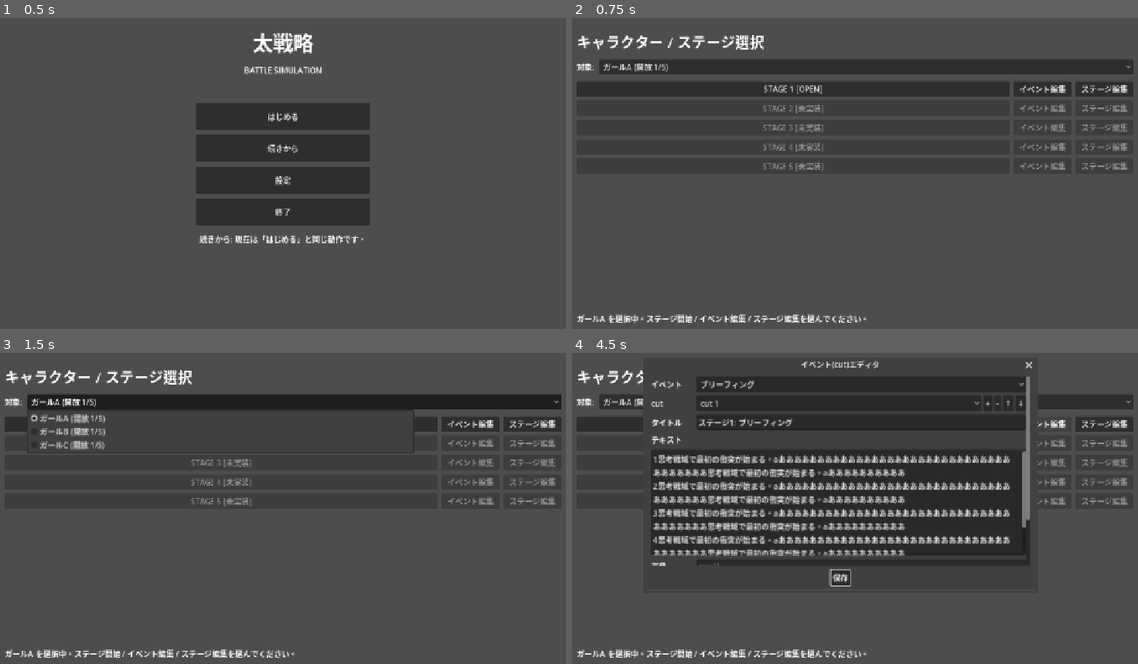
Above: before the commit, frames 1-4 (two rows, left to right).
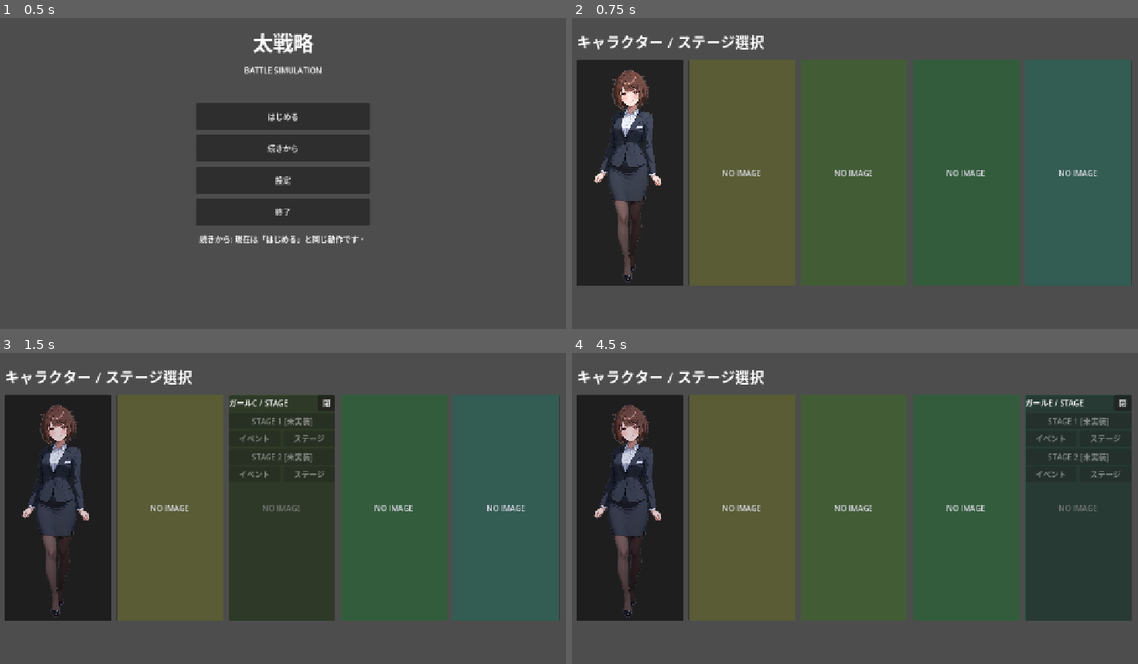
Above: after the commit, the same moments.

Repository: ankored33/taisenryaku
Game: Godot game, scene res://scenes/flow/title_scene.tscn
Same seed, same stepped clock (60 frames per second), same inputs: the game is played once before the commit and once after it.
Inputs (mouse positions are in pixels of both pictures, inside the frame that each line leads up to):
- Up to frame 1 (0.5 s): no input
- Up to frame 2 (0.75 s): click "はじめる" at 0.5 s
- Up to frame 3 (1.5 s): click (294, 402) at 1.25 s, where only the run before the commit has a clickable "ガールA (開放 1/5)"
- Up to frame 4 (4.5 s): click (628, 508) at 2.02 s; click (673, 402) at 2.75 s, where only the run after the commit has a clickable "閉"; click (741, 508) at 3.52 s; click (1041, 424) at 4.25 s, where only the run before the commit has a clickable "イベント編集"

Frame 1 is identical in both runs. In frame 2, 50% of the frame differs, in the area x 0-100%, y 13-99%; in frame 3, 57%; in frame 4, 65%, in the area x 0-100%, y 2-99%.

Commit message:
Refine character select panels and portrait tier setup

Diff:
--- a/data/campaign.json
+++ b/data/campaign.json
@@ -3,34 +3,71 @@
 		{
 			"id": "girl_a",
 			"name": "ガールA",
+			"portrait": "res://assets/images/characters/girl_a_tier1.png",
+			"portraits": {
+				"tier1": "res://assets/images/characters/girl_a_tier1.png",
+				"tier2": "res://assets/images/characters/girl_a_tier2.png",
+				"tier3": "res://assets/images/characters/girl_a_tier3.png"
+			},
 			"stages": [
 				"stage_01",
-				"girl_a_02",
-				"girl_a_03",
-				"girl_a_04",
-				"girl_a_05"
+				"girl_a_02"
 			]
 		},
 		{
 			"id": "girl_b",
 			"name": "ガールB",
+			"portrait": "res://assets/images/characters/girl_b_tier1.png",
+			"portraits": {
+				"tier1": "res://assets/images/characters/girl_b_tier1.png",
+				"tier2": "res://assets/images/characters/girl_b_tier2.png",
+				"tier3": "res://assets/images/characters/girl_b_tier3.png"
+			},
 			"stages": [
 				"girl_b_01",
-				"girl_b_02",
-				"girl_b_03",
-				"girl_b_04",
-				"girl_b_05"
+				"girl_b_02"
 			]
 		},
 		{
 			"id": "girl_c",
 			"name": "ガールC",
+			"portrait": "res://assets/images/characters/girl_c_tier1.png",
+			"portraits": {
+				"tier1": "res://assets/images/characters/girl_c_tier1.png",
+				"tier2": "res://assets/images/characters/girl_c_tier2.png",
+				"tier3": "res://assets/images/characters/girl_c_tier3.png"
+			},
 			"stages": [
 				"girl_c_01",
-				"girl_c_02",
-				"girl_c_03",
-				"girl_c_04",
-				"girl_c_05"
+				"girl_c_02"
+			]
+		},
+		{
+			"id": "girl_d",
+			"name": "ガールD",
+			"portrait": "res://assets/images/characters/girl_d_tier1.png",
+			"portraits": {
+				"tier1": "res://assets/images/characters/girl_d_tier1.png",
+				"tier2": "res://assets/images/characters/girl_d_tier2.png",
+				"tier3": "res://assets/images/characters/girl_d_tier3.png"
+			},
+			"stages": [
+				"girl_d_01",
+				"girl_d_02"
+			]
+		},
+		{
+			"id": "girl_e",
+			"name": "ガールE",
+			"portrait": "res://assets/images/characters/girl_e_tier1.png",
+			"portraits": {
+				"tier1": "res://assets/images/characters/girl_e_tier1.png",
+				"tier2": "res://assets/images/characters/girl_e_tier2.png",
+				"tier3": "res://assets/images/characters/girl_e_tier3.png"
+			},
+			"stages": [
+				"girl_e_01",
+				"girl_e_02"
 			]
 		}
 	]
--- a/scenes/flow/stage_select_scene.tscn
+++ b/scenes/flow/stage_select_scene.tscn
@@ -29,31 +29,20 @@
 
 [node name="VBox" type="VBoxContainer" parent="Margin"]
 layout_mode = 2
-theme_override_constants/separation = 14
+size_flags_vertical = 3
+theme_override_constants/separation = 16
 
 [node name="Title" type="Label" parent="Margin/VBox"]
 layout_mode = 2
 theme_override_font_sizes/font_size = 30
 text = "キャラクター / ステージ選択"
 
-[node name="GirlRow" type="HBoxContainer" parent="Margin/VBox"]
+[node name="CharacterScroll" type="ScrollContainer" parent="Margin/VBox"]
 layout_mode = 2
-theme_override_constants/separation = 10
+horizontal_scroll_mode = 0
+vertical_scroll_mode = 0
 
-[node name="GirlLabel" type="Label" parent="Margin/VBox/GirlRow"]
-layout_mode = 2
-text = "対象:"
-
-[node name="GirlOption" type="OptionButton" parent="Margin/VBox/GirlRow"]
+[node name="CharacterRow" type="HBoxContainer" parent="Margin/VBox/CharacterScroll"]
 layout_mode = 2
 size_flags_horizontal = 3
-
-[node name="StageList" type="VBoxContainer" parent="Margin/VBox"]
-layout_mode = 2
-size_flags_vertical = 3
-theme_override_constants/separation = 8
-
-[node name="Info" type="Label" parent="Margin/VBox"]
-layout_mode = 2
-text = "..."
-autowrap_mode = 2
+theme_override_constants/separation = 12
--- a/scripts/flow/game_flow.gd
+++ b/scripts/flow/game_flow.gd
@@ -54,11 +54,14 @@
 	for girl in campaign_girls:
 		var girl_id := str(girl.get("id", ""))
 		var stage_count := _get_stage_count(girl_id)
+		var unlocked_count := _get_unlocked_count(girl_id)
+		var portrait := _resolve_girl_portrait(girl_id, girl)
 		result.append({
 			"id": girl_id,
 			"name": str(girl.get("name", girl_id)),
+			"portrait": portrait,
 			"stage_count": stage_count,
-			"unlocked_count": _get_unlocked_count(girl_id)
+			"unlocked_count": unlocked_count
 		})
 	return result
 
@@ -309,7 +312,9 @@
 			campaign_girls.append({
 				"id": girl_id,
 				"name": str(raw.get("name", girl_id)),
-				"stages": stages
+				"stages": stages,
+				"portrait": str(raw.get("portrait", "")).strip_edges(),
+				"portraits": _normalize_portraits(raw.get("portraits", {}))
 			})
 	if campaign_girls.is_empty():
 		var fallback := _default_campaign_data()
@@ -325,17 +330,37 @@
 			{
 				"id": "girl_a",
 				"name": "ガールA",
-				"stages": ["stage_01", "girl_a_02", "girl_a_03", "girl_a_04", "girl_a_05"]
+				"stages": ["stage_01", "girl_a_02"],
+				"portrait": "",
+				"portraits": {"tier1": "", "tier2": "", "tier3": ""}
 			},
 			{
 				"id": "girl_b",
 				"name": "ガールB",
-				"stages": ["girl_b_01", "girl_b_02", "girl_b_03", "girl_b_04", "girl_b_05"]
+				"stages": ["girl_b_01", "girl_b_02"],
+				"portrait": "",
+				"portraits": {"tier1": "", "tier2": "", "tier3": ""}
 			},
 			{
 				"id": "girl_c",
 				"name": "ガールC",
-				"stages": ["girl_c_01", "girl_c_02", "girl_c_03", "girl_c_04", "girl_c_05"]
+				"stages": ["girl_c_01", "girl_c_02"],
+				"portrait": "",
+				"portraits": {"tier1": "", "tier2": "", "tier3": ""}
+			},
+			{
+				"id": "girl_d",
+				"name": "ガールD",
+				"stages": ["girl_d_01", "girl_d_02"],
+				"portrait": "",
+				"portraits": {"tier1": "", "tier2": "", "tier3": ""}
+			},
+			{
+				"id": "girl_e",
+				"name": "ガールE",
+				"stages": ["girl_e_01", "girl_e_02"],
+				"portrait": "",
+				"portraits": {"tier1": "", "tier2": "", "tier3": ""}
 			}
 		]
 	}
@@ -427,6 +452,47 @@
 
 func _get_stage_count(girl_id: String) -> int:
 	return _get_stage_ids(girl_id).size()
+
+func _get_cleared_count(girl_id: String) -> int:
+	var flags_variant: Variant = progress_cleared.get(girl_id, [])
+	if not (flags_variant is Array):
+		return 0
+	var count := 0
+	for flag in (flags_variant as Array):
+		if bool(flag):
+			count += 1
+	return count
+
+func _resolve_girl_portrait(girl_id: String, girl: Dictionary) -> String:
+	var fallback := str(girl.get("portrait", "")).strip_edges()
+	var portraits := _normalize_portraits(girl.get("portraits", {}))
+	var stage_count := _get_stage_count(girl_id)
+	var unlocked_count := _get_unlocked_count(girl_id)
+	var cleared_count := _get_cleared_count(girl_id)
+	var tier_key := "tier1"
+	if stage_count > 0 and cleared_count >= stage_count:
+		tier_key = "tier3"
+	elif unlocked_count >= mini(stage_count, 2):
+		tier_key = "tier2"
+	var selected := str(portraits.get(tier_key, "")).strip_edges()
+	if selected != "":
+		return selected
+	if tier_key == "tier3":
+		selected = str(portraits.get("tier2", "")).strip_edges()
+		if selected != "":
+			return selected
+	selected = str(portraits.get("tier1", "")).strip_edges()
+	if selected != "":
+		return selected
+	return fallback
+
+func _normalize_portraits(raw: Variant) -> Dictionary:
+	var src: Dictionary = raw if raw is Dictionary else {}
+	return {
+		"tier1": str(src.get("tier1", "")).strip_edges(),
+		"tier2": str(src.get("tier2", "")).strip_edges(),
+		"tier3": str(src.get("tier3", "")).strip_edges()
+	}
 
 func _get_unlocked_count(girl_id: String) -> int:
 	var stage_count := _get_stage_count(girl_id)
--- a/scripts/flow/stage_select_scene.gd
+++ b/scripts/flow/stage_select_scene.gd
@@ -1,17 +1,24 @@
 extends Control
 
 const EventEditorController = preload("res://scripts/ui/event_editor_controller.gd")
-
-@onready var girl_option: OptionButton = $Margin/VBox/GirlRow/GirlOption
-@onready var stage_list: VBoxContainer = $Margin/VBox/StageList
-@onready var info_label: Label = $Margin/VBox/Info
+const CHARACTER_PANEL_COUNT := 5
+const PORTRAIT_RATIO := 600.0 / 1280.0
+
+@onready var character_scroll: ScrollContainer = $Margin/VBox/CharacterScroll
+@onready var character_row: HBoxContainer = $Margin/VBox/CharacterScroll/CharacterRow
 
 var event_editor_controller: EventEditorController
+var overlay_girl_id := ""
+var character_cards: Array[Button] = []
+var card_overlay_by_girl := {}
 
 func _ready() -> void:
 	_setup_event_editor()
-	_populate_girl_options()
-	_refresh_view()
+	_build_character_panels()
+	resized.connect(_apply_panel_layout)
+	get_viewport().size_changed.connect(_apply_panel_layout)
+	call_deferred("_apply_panel_layout")
+	_close_stage_overlay()
 
 func _setup_event_editor() -> void:
 	if event_editor_controller != null:
@@ -25,62 +32,224 @@
 		Callable(self, "_on_stage_event_saved")
 	)
 
-func _populate_girl_options() -> void:
-	girl_option.clear()
+func _build_character_panels() -> void:
+	for child in character_row.get_children():
+		child.queue_free()
+	character_cards.clear()
+	card_overlay_by_girl.clear()
 	var girls := GameFlow.get_campaign_girls()
-	for i in girls.size():
-		var girl := girls[i]
-		var label := "%s (開放 %d/%d)" % [
-			str(girl.get("name", "")),
-			int(girl.get("unlocked_count", 0)),
-			int(girl.get("stage_count", 0))
-		]
-		girl_option.add_item(label, i)
-		girl_option.set_item_metadata(i, str(girl.get("id", "")))
 	var selected_id := GameFlow.get_selected_girl_id()
-	for i in girl_option.item_count:
-		if str(girl_option.get_item_metadata(i)) == selected_id:
-			girl_option.select(i)
-			break
-	if girl_option.item_count > 0 and girl_option.selected == -1:
-		girl_option.select(0)
-		var fallback_id := str(girl_option.get_item_metadata(0))
-		GameFlow.select_girl(fallback_id)
-	if not girl_option.item_selected.is_connected(_on_girl_selected):
-		girl_option.item_selected.connect(_on_girl_selected)
-
-func _refresh_view() -> void:
-	for child in stage_list.get_children():
+	for i in CHARACTER_PANEL_COUNT:
+		var girl: Dictionary = girls[i] if i < girls.size() else {}
+		var card := _create_character_card(i, girl)
+		character_row.add_child(card)
+		character_cards.append(card)
+	_refresh_character_card_states(selected_id)
+
+func _create_character_card(slot_index: int, girl: Dictionary) -> Button:
+	var card := Button.new()
+	card.size_flags_horizontal = 0
+	card.size_flags_vertical = 0
+	card.alignment = HORIZONTAL_ALIGNMENT_LEFT
+	card.text = ""
+
+	var has_girl := not girl.is_empty()
+	var girl_id := str(girl.get("id", ""))
+	var girl_name := str(girl.get("name", "未設定"))
+
+	card.set_meta("girl_id", girl_id)
+	card.disabled = not has_girl
+	if has_girl:
+		card.pressed.connect(_on_character_panel_pressed.bind(girl_id, girl_name))
+
+	var root := Control.new()
+	root.layout_mode = 1
+	root.anchors_preset = PRESET_FULL_RECT
+	root.anchor_right = 1.0
+	root.anchor_bottom = 1.0
+	root.grow_horizontal = Control.GROW_DIRECTION_BOTH
+	root.grow_vertical = Control.GROW_DIRECTION_BOTH
+	root.mouse_filter = Control.MOUSE_FILTER_IGNORE
+	card.add_child(root)
+
+	var portrait := PanelContainer.new()
+	portrait.layout_mode = 1
+	portrait.anchors_preset = PRESET_FULL_RECT
+	portrait.anchor_right = 1.0
+	portrait.anchor_bottom = 1.0
+	portrait.mouse_filter = Control.MOUSE_FILTER_IGNORE
+	root.add_child(portrait)
+
+	var portrait_path := str(girl.get("portrait", "")).strip_edges()
+	if has_girl and portrait_path != "" and ResourceLoader.exists(portrait_path):
+		var texture := load(portrait_path) as Texture2D
+		if texture != null:
+			var texture_rect := TextureRect.new()
+			texture_rect.expand_mode = TextureRect.EXPAND_IGNORE_SIZE
+			texture_rect.stretch_mode = TextureRect.STRETCH_KEEP_ASPECT_COVERED
+			texture_rect.anchors_preset = PRESET_FULL_RECT
+			texture_rect.anchor_right = 1.0
+			texture_rect.anchor_bottom = 1.0
+			texture_rect.mouse_filter = Control.MOUSE_FILTER_IGNORE
+			texture_rect.texture = texture
+			portrait.add_child(texture_rect)
+	else:
+		var fallback := ColorRect.new()
+		fallback.layout_mode = 1
+		fallback.anchors_preset = PRESET_FULL_RECT
+		fallback.anchor_right = 1.0
+		fallback.anchor_bottom = 1.0
+		fallback.mouse_filter = Control.MOUSE_FILTER_IGNORE
+		fallback.color = Color.from_hsv(fmod(0.09 * float(slot_index + 1), 1.0), 0.45, 0.42)
+		portrait.add_child(fallback)
+
+		var placeholder := Label.new()
+		placeholder.layout_mode = 1
+		placeholder.anchors_preset = PRESET_CENTER
+		placeholder.anchor_left = 0.5
+		placeholder.anchor_top = 0.5
+		placeholder.anchor_right = 0.5
+		placeholder.anchor_bottom = 0.5
+		placeholder.offset_left = -90.0
+		placeholder.offset_top = -18.0
+		placeholder.offset_right = 90.0
+		placeholder.offset_bottom = 18.0
+		placeholder.horizontal_alignment = HORIZONTAL_ALIGNMENT_CENTER
+		placeholder.vertical_alignment = VERTICAL_ALIGNMENT_CENTER
+		placeholder.mouse_filter = Control.MOUSE_FILTER_IGNORE
+		placeholder.text = "NO IMAGE" if has_girl else "COMING SOON"
+		portrait.add_child(placeholder)
+
+	var overlay := PanelContainer.new()
+	overlay.visible = false
+	overlay.layout_mode = 1
+	overlay.anchors_preset = PRESET_FULL_RECT
+	overlay.anchor_right = 1.0
+	overlay.anchor_bottom = 1.0
+	overlay.mouse_filter = Control.MOUSE_FILTER_STOP
+	portrait.add_child(overlay)
+
+	var overlay_root := VBoxContainer.new()
+	overlay_root.layout_mode = 1
+	overlay_root.anchors_preset = PRESET_FULL_RECT
+	overlay_root.anchor_right = 1.0
+	overlay_root.anchor_bottom = 1.0
+	overlay_root.grow_horizontal = Control.GROW_DIRECTION_BOTH
+	overlay_root.grow_vertical = Control.GROW_DIRECTION_BOTH
+	overlay_root.add_theme_constant_override("separation", 6)
+	overlay.add_child(overlay_root)
+
+	var header := HBoxContainer.new()
+	header.size_flags_horizontal = Control.SIZE_EXPAND_FILL
+	header.add_theme_constant_override("separation", 6)
+	overlay_root.add_child(header)
+
+	var overlay_title := Label.new()
+	overlay_title.size_flags_horizontal = Control.SIZE_EXPAND_FILL
+	overlay_title.horizontal_alignment = HORIZONTAL_ALIGNMENT_LEFT
+	overlay_title.text = "%s / STAGE" % girl_name
+	header.add_child(overlay_title)
+
+	var overlay_close := Button.new()
+	overlay_close.text = "閉"
+	overlay_close.custom_minimum_size = Vector2(36.0, 0.0)
+	overlay_close.pressed.connect(_on_overlay_close_pressed)
+	header.add_child(overlay_close)
+
+	var stage_scroll := ScrollContainer.new()
+	stage_scroll.size_flags_vertical = Control.SIZE_EXPAND_FILL
+	stage_scroll.horizontal_scroll_mode = 0
+	overlay_root.add_child(stage_scroll)
+
+	var stage_list := VBoxContainer.new()
+	stage_list.size_flags_horizontal = Control.SIZE_EXPAND_FILL
+	stage_list.add_theme_constant_override("separation", 6)
+	stage_scroll.add_child(stage_list)
+
+	if has_girl and girl_id != "":
+		card_overlay_by_girl[girl_id] = {
+			"overlay": overlay,
+			"stage_list": stage_list,
+			"title": overlay_title,
+			"girl_name": girl_name
+		}
+
+	return card
+
+func _apply_panel_layout() -> void:
+	if character_cards.is_empty():
+		return
+	var available_width := character_scroll.size.x
+	if available_width <= 0.0:
+		available_width = character_row.size.x
+	if available_width <= 0.0:
+		return
+	var separation := float(character_row.get_theme_constant("separation"))
+	var total_separation := separation * float(CHARACTER_PANEL_COUNT - 1)
+	var panel_width: float = floor((available_width - total_separation) / float(CHARACTER_PANEL_COUNT))
+	panel_width = maxf(80.0, panel_width)
+	var panel_height: float = floor(panel_width / PORTRAIT_RATIO)
+	for card in character_cards:
+		card.custom_minimum_size = Vector2(panel_width, panel_height)
+	character_row.custom_minimum_size = Vector2(panel_width * float(CHARACTER_PANEL_COUNT) + total_separation, panel_height)
+	character_scroll.custom_minimum_size = Vector2(0.0, panel_height)
+
+func _refresh_character_card_states(selected_id: String) -> void:
+	for card in character_cards:
+		var card_id := str(card.get_meta("girl_id", ""))
+		if card.disabled:
+			card.modulate = Color(0.55, 0.55, 0.55, 0.85)
+			continue
+		if card_id == selected_id:
+			card.modulate = Color(1.0, 1.0, 1.0, 1.0)
+		else:
+			card.modulate = Color(0.86, 0.86, 0.9, 1.0)
+
+func _refresh_stage_overlay_list(target_stage_list: VBoxContainer) -> void:
+	for child in target_stage_list.get_children():
 		child.queue_free()
 	var stages := GameFlow.get_selected_girl_stages()
+	if stages.is_empty():
+		var empty_label := Label.new()
+		empty_label.text = "ステージが設定されていません。"
+		target_stage_list.add_child(empty_label)
+		return
 	for stage in stages:
-		var row := HBoxContainer.new()
-		row.size_flags_horizontal = Control.SIZE_EXPAND_FILL
-		row.add_theme_constant_override("separation", 8)
-		var button := Button.new()
-		button.size_flags_horizontal = Control.SIZE_EXPAND_FILL
+		var box := VBoxContainer.new()
+		box.size_flags_horizontal = Control.SIZE_EXPAND_FILL
+		box.add_theme_constant_override("separation", 4)
+		target_stage_list.add_child(box)
+
 		var index := int(stage.get("index", 0))
 		var unlocked := bool(stage.get("unlocked", false))
 		var cleared := bool(stage.get("cleared", false))
 		var exists := bool(stage.get("exists", false))
-		button.text = _build_stage_label(index, unlocked, cleared, exists)
-		button.disabled = not unlocked or not exists
-		button.pressed.connect(_on_stage_pressed.bind(index))
-		row.add_child(button)
+
+		var start_button := Button.new()
+		start_button.size_flags_horizontal = Control.SIZE_EXPAND_FILL
+		start_button.text = _build_stage_label(index, unlocked, cleared, exists)
+		start_button.disabled = not unlocked or not exists
+		start_button.pressed.connect(_on_stage_pressed.bind(index))
+		box.add_child(start_button)
+
+		var action_row := HBoxContainer.new()
+		action_row.size_flags_horizontal = Control.SIZE_EXPAND_FILL
+		action_row.add_theme_constant_override("separation", 6)
+		box.add_child(action_row)
+
 		var edit_button := Button.new()
-		edit_button.text = "イベント編集"
-		edit_button.custom_minimum_size = Vector2(120.0, 0.0)
+		edit_button.size_flags_horizontal = Control.SIZE_EXPAND_FILL
+		edit_button.text = "イベント"
 		edit_button.disabled = not exists
 		edit_button.pressed.connect(_on_stage_event_edit_pressed.bind(index))
-		row.add_child(edit_button)
+		action_row.add_child(edit_button)
+
 		var stage_editor_button := Button.new()
-		stage_editor_button.text = "ステージ編集"
-		stage_editor_button.custom_minimum_size = Vector2(120.0, 0.0)
+		stage_editor_button.size_flags_horizontal = Control.SIZE_EXPAND_FILL
+		stage_editor_button.text = "ステージ"
 		stage_editor_button.disabled = not exists
 		stage_editor_button.pressed.connect(_on_stage_editor_pressed.bind(index))
-		row.add_child(stage_editor_button)
-		stage_list.add_child(row)
-	_update_info_label()
+		action_row.add_child(stage_editor_button)
 
 func _build_stage_label(index: int, unlocked: bool, cleared: bool, exists: bool) -> String:
 	var status := "LOCK"
@@ -93,42 +262,82 @@
 	return "STAGE %d [%s]" % [index + 1, status]
 
 func _update_info_label() -> void:
-	var notice := GameFlow.get_stage_select_notice()
-	if notice != "":
-		info_label.text = notice
-		return
-	info_label.text = "%s を選択中。ステージ開始 / イベント編集 / ステージ編集を選んでください。" % GameFlow.get_selected_girl_name()
-
-func _on_girl_selected(index: int) -> void:
-	var girl_id := str(girl_option.get_item_metadata(index))
+	return
+
+func _on_character_panel_pressed(girl_id: String, girl_name: String) -> void:
 	if not GameFlow.select_girl(girl_id):
-		return
-	_refresh_view()
+		_update_info_label()
+		return
+	_refresh_character_card_states(girl_id)
+	_open_stage_overlay_for(girl_id, girl_name)
+	_update_info_label()
+
+func _open_stage_overlay_for(girl_id: String, girl_name: String) -> void:
+	_close_stage_overlay()
+	if not card_overlay_by_girl.has(girl_id):
+		return
+	overlay_girl_id = girl_id
+	var entry: Dictionary = card_overlay_by_girl.get(girl_id, {})
+	var overlay := entry.get("overlay") as PanelContainer
+	var stage_list := entry.get("stage_list") as VBoxContainer
+	var title := entry.get("title") as Label
+	if title != null:
+		title.text = "%s / STAGE" % girl_name
+	if stage_list != null:
+		_refresh_stage_overlay_list(stage_list)
+	if overlay != null:
+		overlay.visible = true
+
+func _refresh_open_overlay_list() -> void:
+	if overlay_girl_id == "":
+		return
+	if not card_overlay_by_girl.has(overlay_girl_id):
+		return
+	var entry: Dictionary = card_overlay_by_girl.get(overlay_girl_id, {})
+	var stage_list := entry.get("stage_list") as VBoxContainer
+	if stage_list != null:
+		_refresh_stage_overlay_list(stage_list)
+
+func _on_overlay_close_pressed() -> void:
+	_close_stage_overlay()
+
+func _close_stage_overlay() -> void:
+	overlay_girl_id = ""
+	for value in card_overlay_by_girl.values():
+		if not (value is Dictionary):
+			continue
+		var entry := value as Dictionary
+		var overlay := entry.get("overlay") as PanelContainer
+		if overlay != null:
+			overlay.visible = false
 
 func _on_stage_pressed(stage_index: int) -> void:
 	var started := GameFlow.start_selected_stage(stage_index)
 	if started:
 		return
 	_update_info_label()
+	_refresh_open_overlay_list()
 
 func _on_stage_event_edit_pressed(stage_index: int) -> void:
 	var ok := GameFlow.select_stage_for_edit(stage_index)
 	if not ok:
 		_update_info_label()
+		_refresh_open_overlay_list()
 		return
 	if event_editor_controller != null:
 		event_editor_controller.open()
 	_update_info_label()
+	_refresh_open_overlay_list()
 
 func _on_stage_editor_pressed(stage_index: int) -> void:
 	if not GameFlow.has_method("debug_start_stage_battle"):
-		info_label.text = "ステージ編集APIが見つかりません。"
 		return
 	var girl_id := GameFlow.get_selected_girl_id()
 	var started := bool(GameFlow.debug_start_stage_battle(girl_id, stage_index))
 	if started:
 		return
 	_update_info_label()
+	_refresh_open_overlay_list()
 
 func _current_stage_event_config(event_key: String) -> Dictionary:
 	if GameFlow.has_method("get_current_stage_event_data"):
@@ -142,5 +351,5 @@
 		return bool(GameFlow.update_current_stage_event_data(event_key, event_data))
 	return false
 
-func _on_stage_event_saved(message: String) -> void:
-	info_label.text = message
+func _on_stage_event_saved(_message: String) -> void:
+	_refresh_open_overlay_list()
Binary file added: assets/images/characters/girl_a_tier1.png
Not shown, added: assets/images/characters/girl_a_tier1.png.import
Binary file added: assets/images/characters/girl_a_tier2.png
Not shown, added: assets/images/characters/girl_a_tier2.png.import
Not shown, added: assets/images/README.md
Not shown, added: assets/images/backgrounds/.gitkeep
Not shown, added: assets/images/events/.gitkeep
Not shown, added: assets/images/ui/.gitkeep
Not shown, added: assets/images/units/.gitkeep
